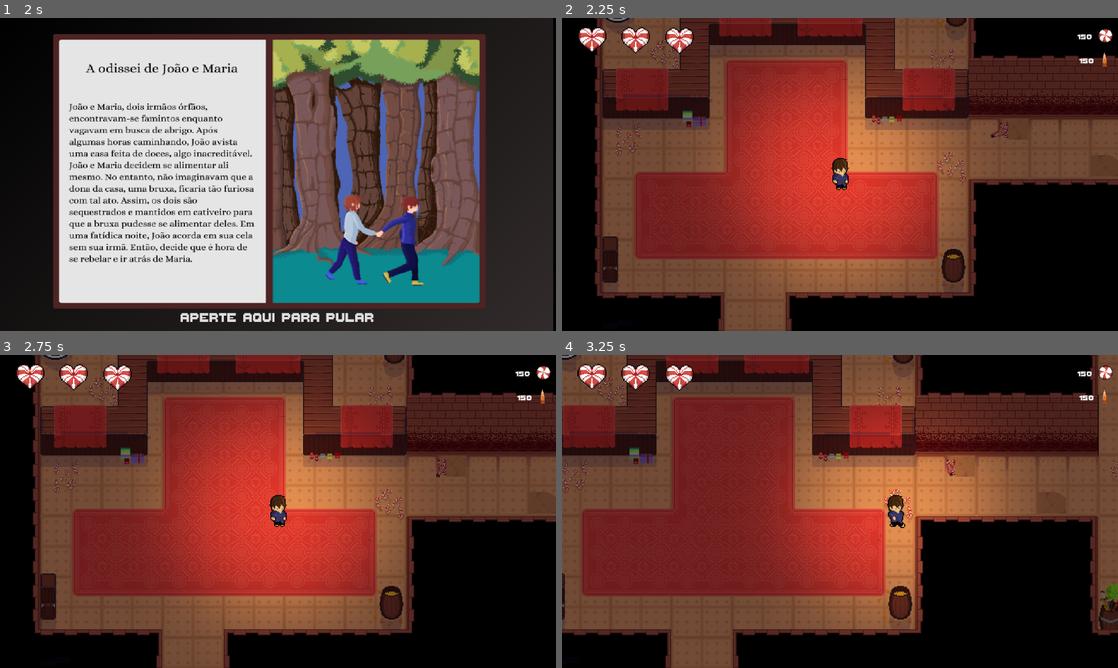
Above: before the commit, frames 1-4 (two rows, left to right).
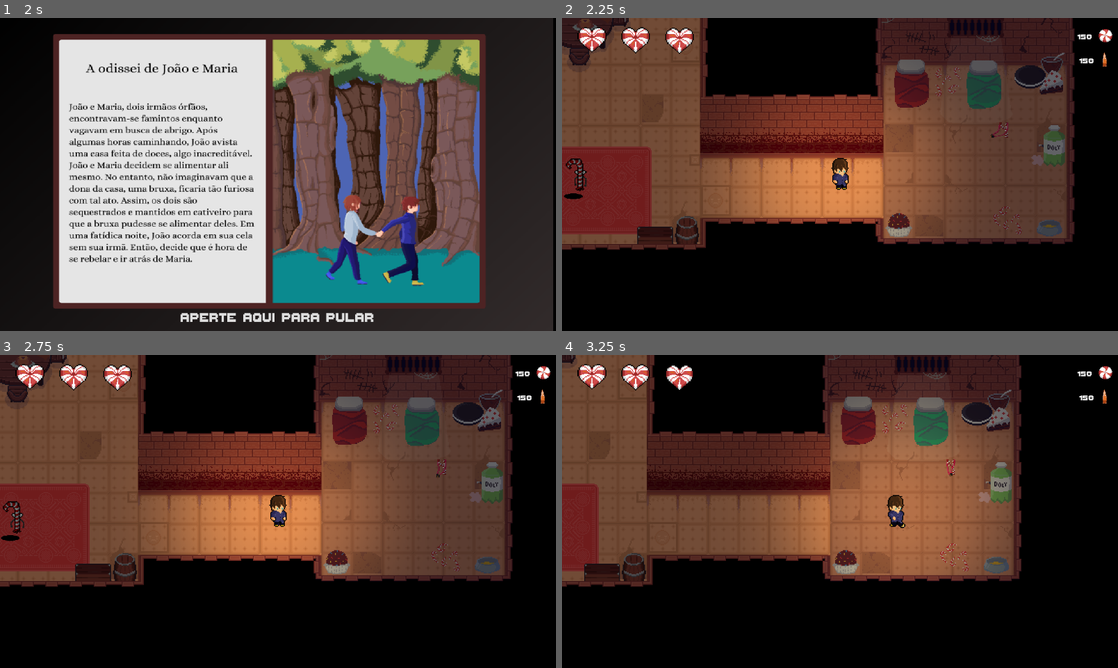
Above: after the commit, the same moments.

Repository: mtab-dev/bulletspeel
Game: Godot game, scene res://scenes/levels/main_menu.tscn
Same seed, same stepped clock (60 frames per second), same inputs: the game is played once before the commit and once after it. Sound files missing from this copy of the repository are replaced by a short silence.
Inputs (mouse positions are in pixels of both pictures, inside the frame that each line leads up to):
- Up to frame 1 (2 s): click (283, 193) at 0.5 s; click "JOGAR" at 1.25 s
- Up to frame 2 (2.25 s): click "APERTE AQUI PARA PULAR" at 2 s
- Up to frame 3 (2.75 s): no input
- Up to frame 4 (3.25 s): move the mouse to (962, 495) at 2.77 s; hold D (right) from 2.78 s (still down); click (962, 495) at 2.92 s

Frame 1 is identical in both runs. In frame 2, 71% of the frame differs, in the area x 0-100%, y 0-100%; in frame 3, 71%; in frame 4, 72%.

Commit message:
fix: bengal hitflash now is individual

Diff:
--- a/scenes/enemies/bengal.tscn
+++ b/scenes/enemies/bengal.tscn
@@ -29,6 +29,7 @@
 [ext_resource type="Texture2D" uid="uid://b1km6mhr62sgm" path="res://sprites/enemies/groundShadow.png" id="25_fhe5l"]
 
 [sub_resource type="ShaderMaterial" id="ShaderMaterial_r6wjy"]
+resource_local_to_scene = true
 shader = ExtResource("2_iq6pa")
 shader_parameter/blinkColor = Color(1, 1, 1, 1)
 shader_parameter/blinkIntesity = 0.0
--- a/scenes/levels/level_one.tscn
+++ b/scenes/levels/level_one.tscn
@@ -28,7 +28,7 @@
 [ext_resource type="PackedScene" uid="uid://dl201q1fnrtle" path="res://scenes/enemies/bigCookie.tscn" id="26_3nkdn"]
 
 [sub_resource type="RectangleShape2D" id="RectangleShape2D_bm27d"]
-size = Vector2(192, 50.5)
+size = Vector2(192, 45.5)
 
 [sub_resource type="RectangleShape2D" id="RectangleShape2D_baite"]
 size = Vector2(3, 314)
@@ -46,10 +46,10 @@
 size = Vector2(708.25, 85)
 
 [sub_resource type="RectangleShape2D" id="RectangleShape2D_72b63"]
-size = Vector2(206, 71)
+size = Vector2(206, 41.5)
 
 [sub_resource type="RectangleShape2D" id="RectangleShape2D_o21kt"]
-size = Vector2(124, 68.25)
+size = Vector2(124, 42.4375)
 
 [sub_resource type="RectangleShape2D" id="RectangleShape2D_jn3n0"]
 size = Vector2(11.5, 652.5)
@@ -102,14 +102,14 @@
 size = Vector2(100, 42.75)
 
 [sub_resource type="RectangleShape2D" id="RectangleShape2D_81h0b"]
-size = Vector2(193, 35)
+size = Vector2(193, 24.5)
 
 [sub_resource type="CapsuleShape2D" id="CapsuleShape2D_il1ml"]
 radius = 12.0
 height = 32.0
 
 [sub_resource type="RectangleShape2D" id="RectangleShape2D_y8m57"]
-size = Vector2(39, 20)
+size = Vector2(25.5, 20)
 
 [sub_resource type="GDScript" id="GDScript_b0guc"]
 script/source = "extends Area2D
@@ -205,7 +205,7 @@
 position = Vector2(394, 350)
 
 [node name="CollisionShape2D" type="CollisionShape2D" parent="lvlDesign/collision"]
-position = Vector2(82, 9.75)
+position = Vector2(82, 7.25)
 shape = SubResource("RectangleShape2D_bm27d")
 
 [node name="CollisionShape2D2" type="CollisionShape2D" parent="lvlDesign/collision"]
@@ -257,19 +257,19 @@
 shape = SubResource("RectangleShape2D_bow3g")
 
 [node name="CollisionShape2D14" type="CollisionShape2D" parent="lvlDesign/collision"]
-position = Vector2(-348, -52.5)
+position = Vector2(-348, -61.5)
 shape = SubResource("RectangleShape2D_72b63")
 
 [node name="CollisionShape2D15" type="CollisionShape2D" parent="lvlDesign/collision"]
-position = Vector2(-602, -272)
+position = Vector2(-602, -277.75)
 shape = SubResource("RectangleShape2D_72b63")
 
 [node name="CollisionShape2D16" type="CollisionShape2D" parent="lvlDesign/collision"]
-position = Vector2(-644, -53)
+position = Vector2(-644, -63.5625)
 shape = SubResource("RectangleShape2D_o21kt")
 
 [node name="CollisionShape2D17" type="CollisionShape2D" parent="lvlDesign/collision"]
-position = Vector2(-375, -273.875)
+position = Vector2(-375, -276.219)
 shape = SubResource("RectangleShape2D_o21kt")
 
 [node name="CollisionShape2D18" type="CollisionShape2D" parent="lvlDesign/collision"]
@@ -505,7 +505,7 @@
 shape = SubResource("RectangleShape2D_kydtv")
 
 [node name="CollisionShape2D76" type="CollisionShape2D" parent="lvlDesign/collision"]
-position = Vector2(-103, -226)
+position = Vector2(-103, -231.25)
 shape = SubResource("RectangleShape2D_81h0b")
 
 [node name="CollisionShape2D77" type="CollisionShape2D" parent="lvlDesign/collision"]
@@ -920,12 +920,12 @@
 shape = SubResource("RectangleShape2D_y8m57")
 
 [node name="CollisionShape2D175" type="CollisionShape2D" parent="lvlDesign/collision"]
-position = Vector2(-19, -167)
+position = Vector2(-20, -172)
 rotation = 1.5708
 shape = SubResource("RectangleShape2D_y8m57")
 
 [node name="CollisionShape2D176" type="CollisionShape2D" parent="lvlDesign/collision"]
-position = Vector2(-34, -167)
+position = Vector2(-34, -173.75)
 rotation = 1.5708
 shape = SubResource("RectangleShape2D_y8m57")
 
@@ -950,7 +950,7 @@
 shape = SubResource("RectangleShape2D_y8m57")
 
 [node name="CollisionShape2D181" type="CollisionShape2D" parent="lvlDesign/collision"]
-position = Vector2(-316, -355)
+position = Vector2(-316, -359)
 rotation = 1.5708
 shape = SubResource("RectangleShape2D_y8m57")
 
@@ -1070,30 +1070,30 @@
 shape = SubResource("RectangleShape2D_y8m57")
 
 [node name="CollisionShape2D182" type="CollisionShape2D" parent="lvlDesign/collision"]
-position = Vector2(-296, -355)
+position = Vector2(-296, -358)
 rotation = 1.5708
 shape = SubResource("RectangleShape2D_y8m57")
 
 [node name="CollisionShape2D183" type="CollisionShape2D" parent="lvlDesign/collision"]
-position = Vector2(-391, -355)
+position = Vector2(-391, -360)
 rotation = 1.5708
 shape = SubResource("RectangleShape2D_y8m57")
 
 [node name="CollisionShape2D184" type="CollisionShape2D" parent="lvlDesign/collision"]
-position = Vector2(-441, -357)
+position = Vector2(-441, -360)
 rotation = 1.5708
 shape = SubResource("RectangleShape2D_y8m57")
 
 [node name="CollisionShape2D185" type="CollisionShape2D" parent="lvlDesign/collision"]
-position = Vector2(-417, -346)
+position = Vector2(-417, -358)
 shape = SubResource("RectangleShape2D_y8m57")
 
 [node name="CollisionShape2D187" type="CollisionShape2D" parent="lvlDesign/collision"]
-position = Vector2(-535, -347)
+position = Vector2(-535, -355)
 shape = SubResource("RectangleShape2D_y8m57")
 
 [node name="CollisionShape2D188" type="CollisionShape2D" parent="lvlDesign/collision"]
-position = Vector2(-569, -347)
+position = Vector2(-569, -355)
 shape = SubResource("RectangleShape2D_y8m57")
 
 [node name="CollisionShape2D191" type="CollisionShape2D" parent="lvlDesign/collision"]
@@ -1181,7 +1181,7 @@
 shape = SubResource("RectangleShape2D_khe0q")
 
 [node name="slingDetect" type="Area2D" parent="."]
-position = Vector2(293, -1073)
+position = Vector2(695, 368)
 
 [node name="slingTexture" type="AnimatedSprite2D" parent="slingDetect"]
 scale = Vector2(0.8, 0.8)
@@ -1240,13 +1240,14 @@
 volume_db = -20.0
 
 [node name="player" parent="." instance=ExtResource("1_bvwrk")]
-position = Vector2(124, -1027)
+position = Vector2(526, 414)
 speed = 250
 
 [node name="elevator" parent="." instance=ExtResource("25_uf2ca")]
 position = Vector2(712, -1433)
 
 [node name="mask" type="CanvasModulate" parent="."]
+position = Vector2(0, -12)
 color = Color(0.47788, 0.47788, 0.47788, 1)
 
 [node name="bigCookie" parent="." instance=ExtResource("26_3nkdn")]
